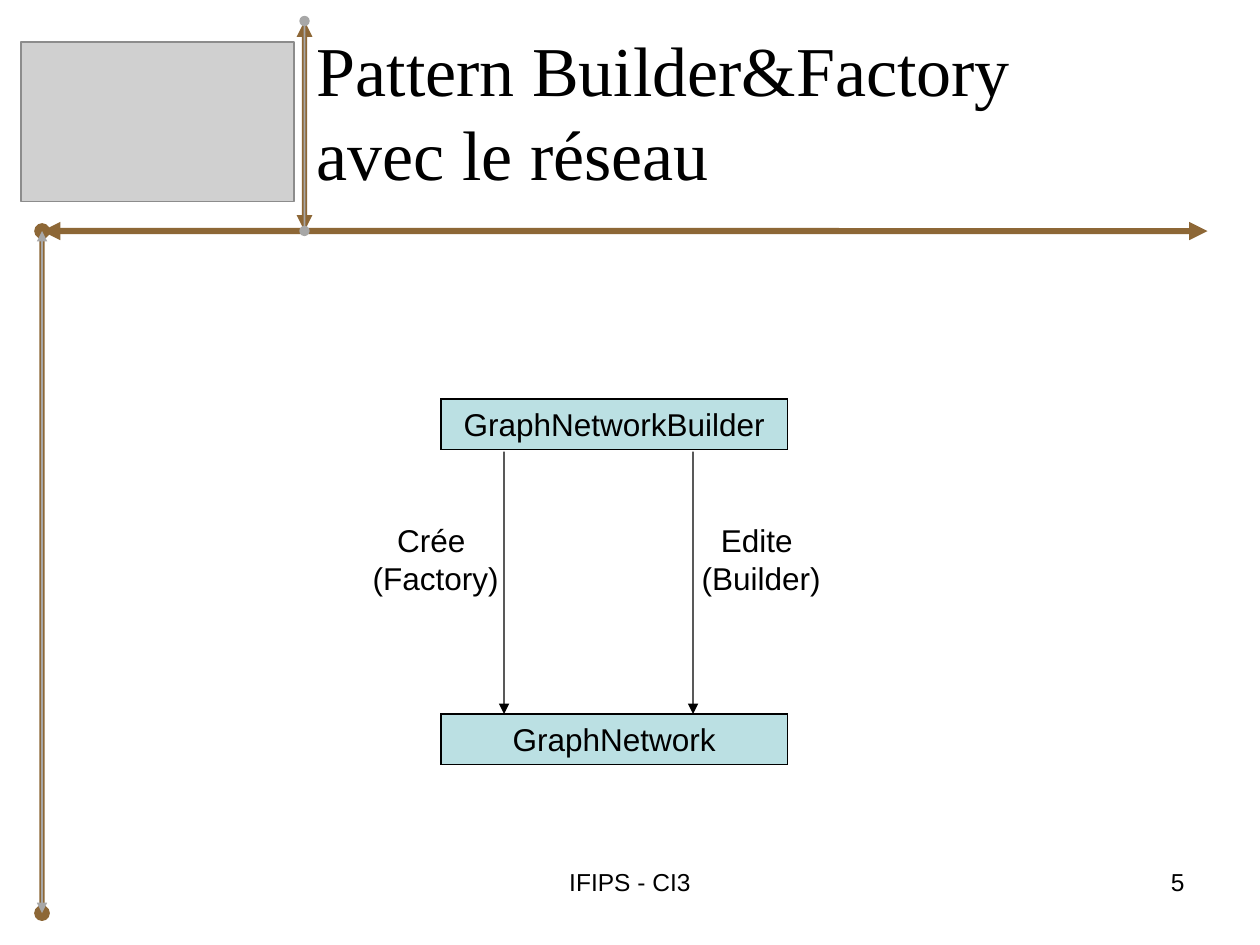
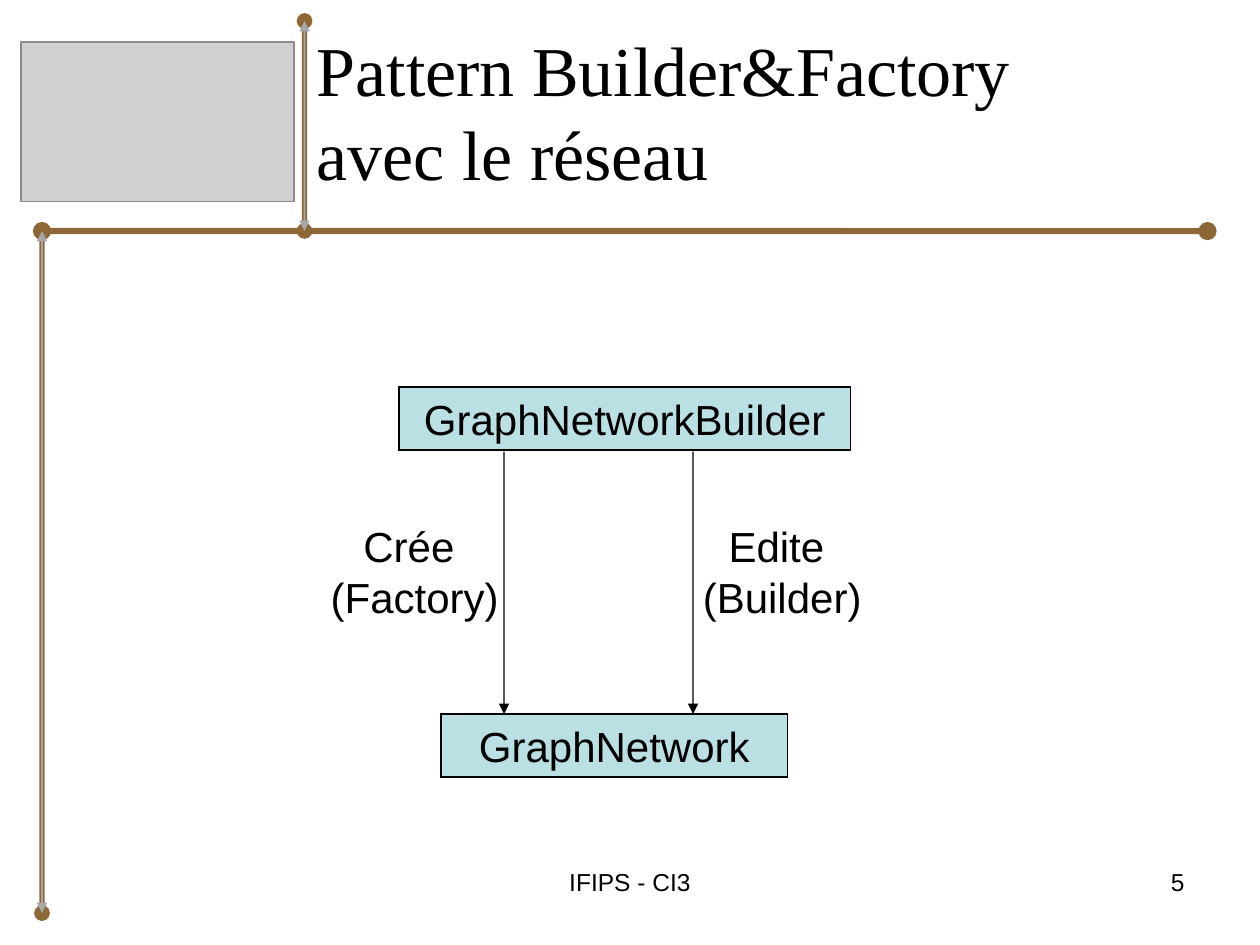
Before and after one commit to bryan-brancotte/projetgl-2008, a slide deck: slide 5 of doc/Soutenance/iGo_Soutenance_Bryan.ppt. Drawn at 1260x945 pixels with LibreOffice and Linux fonts; fonts in the diff are those of the drawing; grey boxes stand for pictures. Boxes give left, top, right and bottom in pixels: in the first picture for what was removed or moved away, otherwise in the second. Text is boxed around its words. In the diff, an @@ line names an element or a change of style, - is before the commit and + after.

```diff
--- a/doc/Soutenance/iGo_Soutenance_Bryan.ppt
+++ b/doc/Soutenance/iGo_Soutenance_Bryan.ppt
@@ double arrow (305, 231) - (305, 21): arrowheads changed @@
@@ double arrow (305, 231) - (305, 21): arrowheads changed @@
@@ double arrow (42, 231) - (1207, 231): arrowheads changed @@
@@ rectangle "GraphNetworkBuilder" at (399,387,850,450): size 18 to 24 pt @@
@@ rectangle "GraphNetworkBuilder": place and size @@
-rectangle "GraphNetworkBuilder" at (441,399,788,450)
+rectangle "GraphNetworkBuilder" at (399,387,850,450)
@@ text "Crée (Factory)" at (331,531,499,621): size 18 to 24 pt; more space between paragraphs @@
@@ text "Crée (Factory)": place and size @@
-text "Crée (Factory)" at (373,528,499,596)
+text "Crée (Factory)" at (331,531,499,621)
@@ text "Edite (Builder)" at (703,531,862,621): size 18 to 24 pt; more space between paragraphs @@
@@ rectangle "GraphNetwork": place and size @@
-rectangle "GraphNetwork" at (441,714,788,765)
+rectangle "GraphNetwork" at (441,714,788,777)
@@ rectangle "GraphNetwork" at (441,714,788,777): size 18 to 24 pt @@
```
Also in this commit, not shown: 9 other slides changed.
